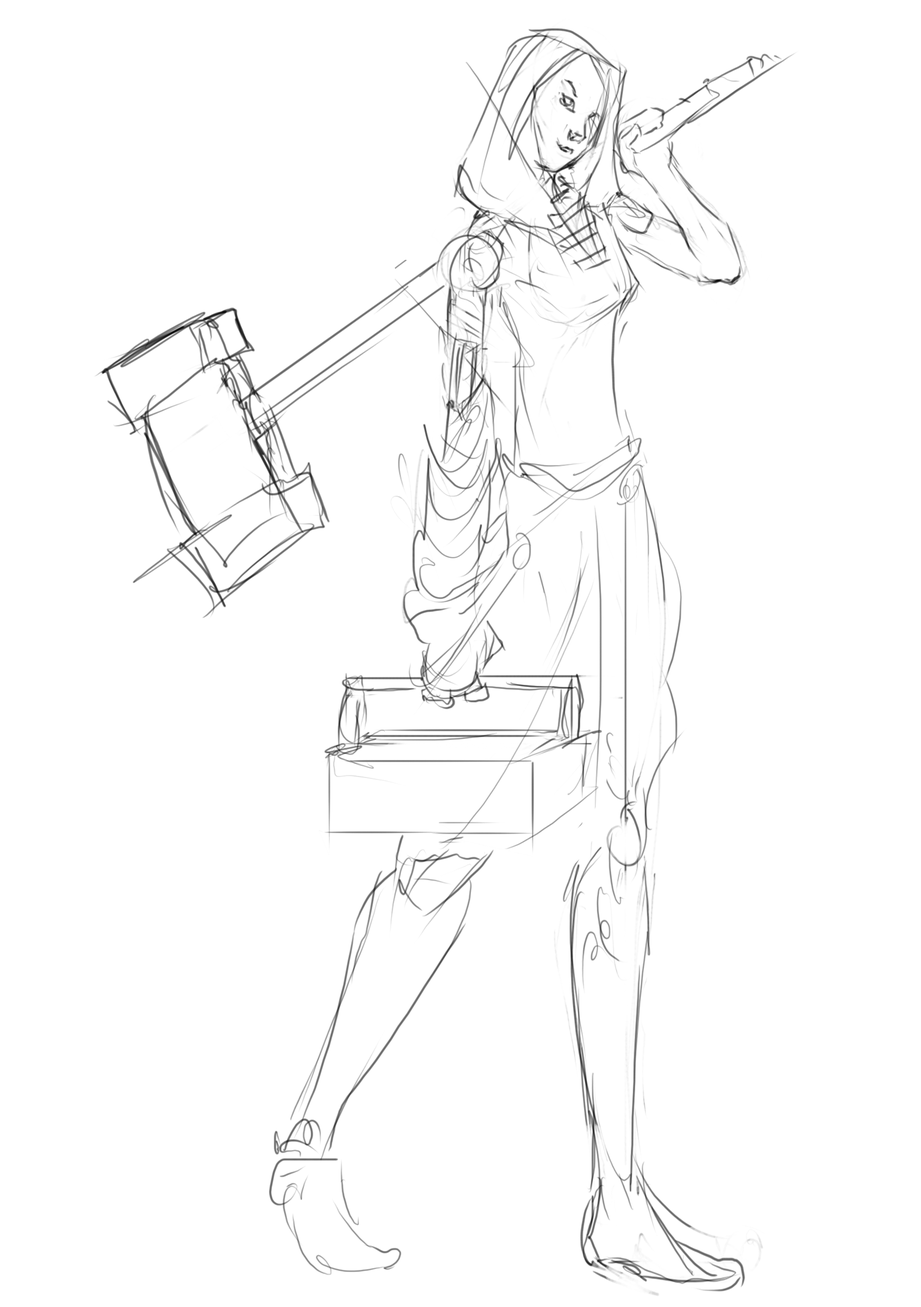
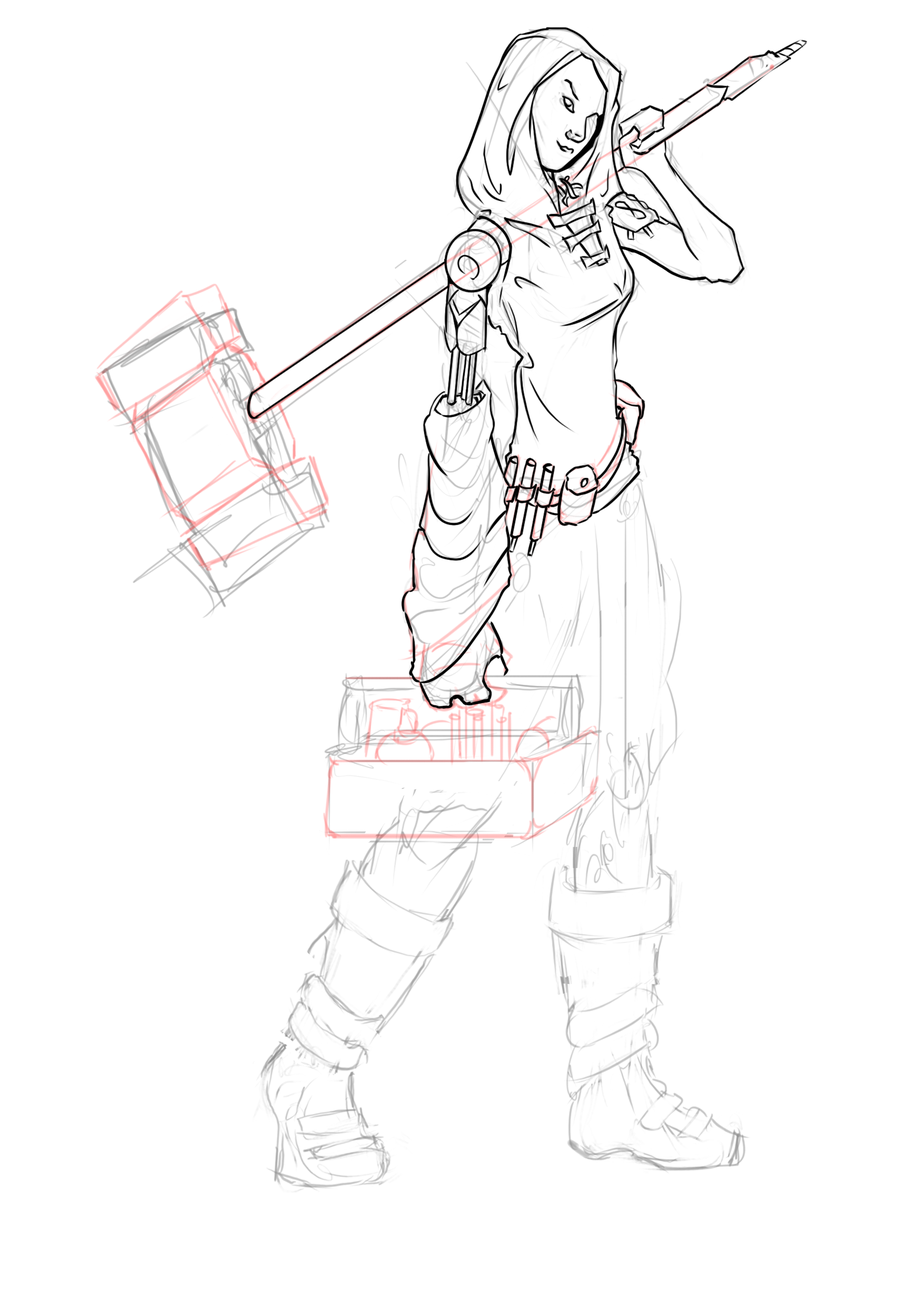
Two versions of the same layered image (w=921, h=1307). Layer-by-layer changes:
added layer "Layer 6" above "Layer 5" over (x1=246, y1=26, x2=808, y2=710)
added layer "Layer 5" (44%) above "Layer 4" over (x1=94, y1=54, x2=776, y2=841)
"Layer 4": opacity 100% → 44%, painted on it over (x1=93, y1=26, x2=799, y2=1297)
